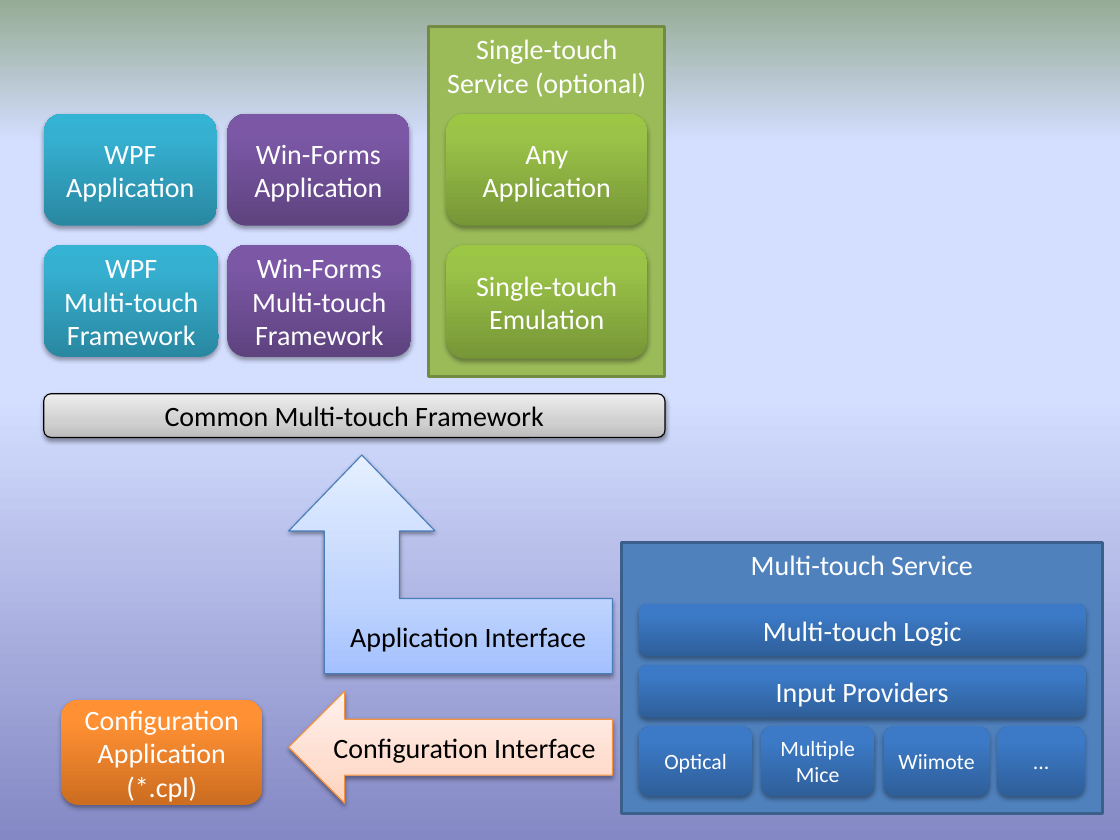
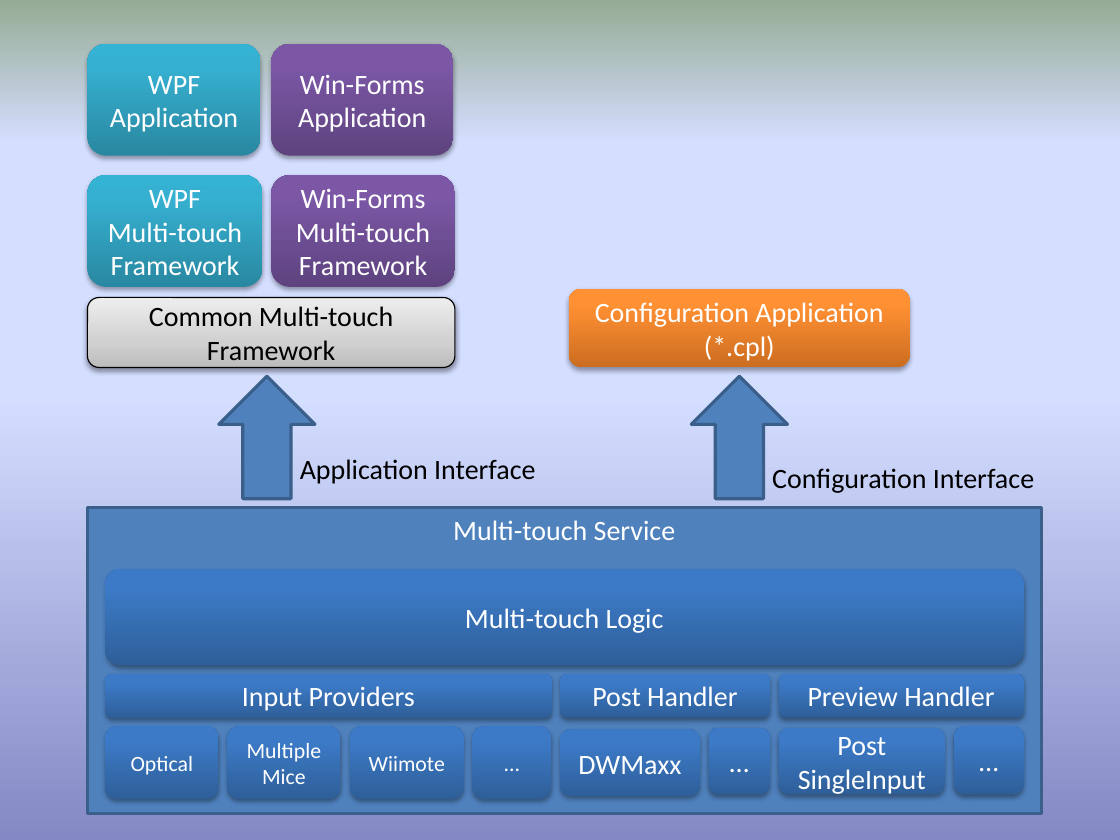
Before and after one commit to nesherhh/MultiTouchVista, a slide deck: slide 1 of Documentation/Architecture.pptx. Drawn at 1120x840 pixels with LibreOffice and Linux fonts; fonts in the diff are those of the drawing. Boxes give left, top, right and bottom in pixels: in the first picture for what was removed or moved away, otherwise in the second. Text is boxed around its words. In the diff, an @@ line names an element or a change of style, - is before the commit and + after.

Commit message:
Updated architecture picture

```diff
--- a/Documentation/Architecture.pptx
+++ b/Documentation/Architecture.pptx
@@ rectangle removed at (429, 26, 665, 376) @@
-Single-touch Service (optional)
@@ 4 rounded rectangles: place and size @@
-4 rounded rectangles at (44, 114, 411, 357)
+4 rounded rectangles at (87, 44, 455, 287)
@@ rounded rectangle removed at (446, 114, 647, 226) @@
-Any Application
@@ rounded rectangle removed at (446, 245, 647, 360) @@
-Single-touch Emulation
@@ rounded rectangle "Common Multi-touch Framework": place and size @@
-rounded rectangle "Common Multi-touch Framework" at (44, 394, 665, 438)
+rounded rectangle "Common Multi-touch Framework" at (87, 298, 455, 368)
@@ rounded rectangle "Configuration Application (*.cpl)": place and size @@
-rounded rectangle "Configuration Application (*.cpl)" at (62, 700, 263, 805)
+rounded rectangle "Configuration Application (*.cpl)" at (569, 289, 911, 367)
@@ up arrow added at (218, 376, 315, 498), fill #4F81BD, outline #3A5F8C 2 pt @@
@@ up arrow added at (691, 376, 787, 498), fill #4F81BD, outline #3A5F8C 2 pt @@
@@ text "Application Interface": place and size @@
-text "Application Interface" at (289, 455, 613, 673)
+text "Application Interface" at (300, 459, 535, 484)
@@ text "Application Interface" at (300, 459, 535, 484): alignment centre to left; vertical alignment middle to top; fill gradient #A4C4FF to #BFD4FF to #E6EEFF to none; outline #4B7EBC 0.75 pt to none; shadow off @@
@@ text "Configuration Interface": place and size @@
-text "Configuration Interface" at (289, 691, 613, 803)
+text "Configuration Interface" at (772, 468, 1034, 493)
@@ text "Configuration Interface" at (772, 468, 1034, 493): alignment centre to left; vertical alignment middle to top; fill gradient #FFD2BD to #FFDED0 to #FFF2ED to none; outline #F69240 0.75 pt to none; shadow off @@
@@ rectangle "Multi-touch Service": place and size @@
-rectangle "Multi-touch Service" at (622, 542, 1103, 813)
+rectangle "Multi-touch Service" at (87, 507, 1042, 813)
@@ rounded rectangle "Multi-touch Logic": place and size @@
-rounded rectangle "Multi-touch Logic" at (638, 604, 1085, 656)
+rounded rectangle "Multi-touch Logic" at (105, 569, 1024, 665)
@@ rounded rectangle "Input Providers": place and size @@
-rounded rectangle "Input Providers" at (638, 665, 1085, 718)
+rounded rectangle "Input Providers" at (105, 674, 552, 718)
@@ rounded rectangle "Optical": place and size @@
-rounded rectangle "Optical" at (638, 726, 753, 796)
+rounded rectangle "Optical" at (105, 726, 220, 799)
@@ rounded rectangle "Multiple Mice": place and size @@
-rounded rectangle "Multiple Mice" at (762, 726, 875, 796)
+rounded rectangle "Multiple Mice" at (227, 726, 340, 799)
@@ rounded rectangle "Wiimote": place and size @@
-rounded rectangle "Wiimote" at (884, 726, 989, 796)
+rounded rectangle "Wiimote" at (349, 726, 464, 799)
@@ rounded rectangle "...": place and size @@
-rounded rectangle "..." at (998, 726, 1085, 796)
+rounded rectangle "..." at (473, 726, 551, 799)
@@ group added at (560, 674, 1025, 796): 6 rounded rectangles @@
+Post Handler
+Preview Handler
+DWMaxx
+Post SingleInput
+…
+…
```
